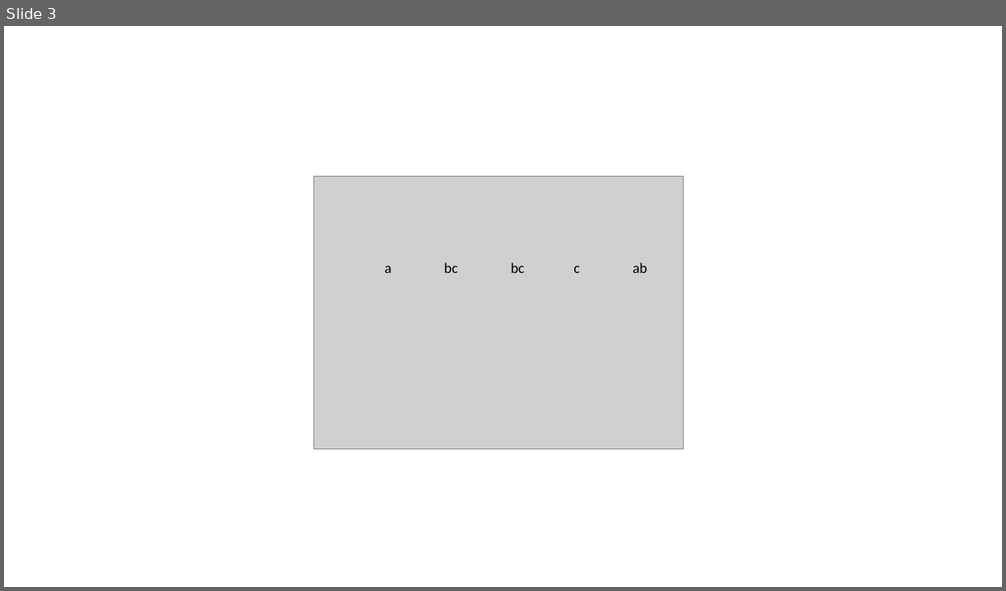
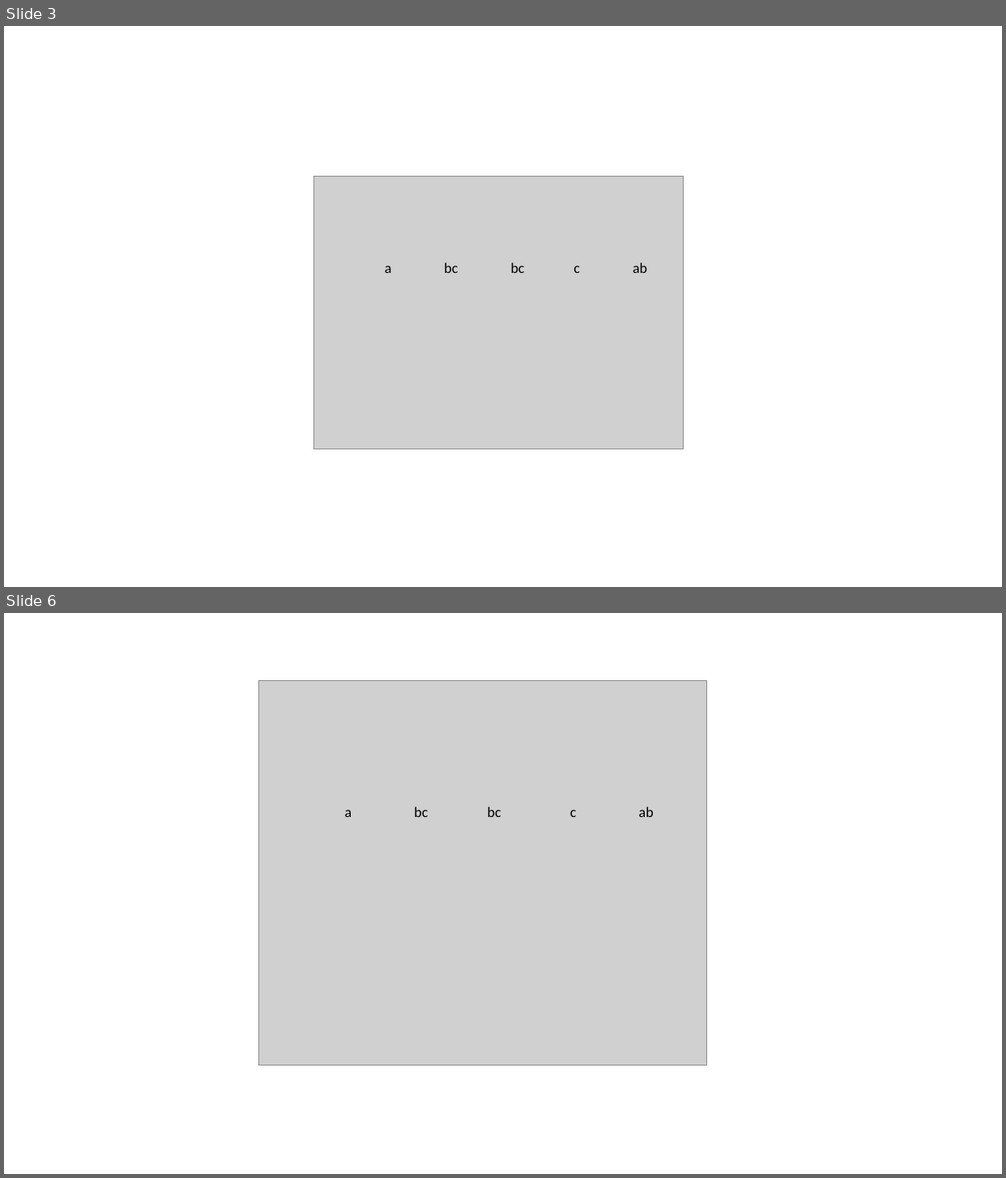
Before and after one commit to Nosa-Osawe/Mosquitoes-modelling-, a slide deck: Notes and others/nbl_glm result.pptx. Shown one above the other, each under a label of ours: slide 3 before the commit, slides 3 and 6 after it; the slides between them are not shown. The pictures are 1006x591 and 1006x1178 pixels, drawn with LibreOffice and Linux fonts; fonts in the diff are those of the drawing; grey boxes stand for pictures. Boxes give left, top, right and bottom in pixels: in the first picture for what was removed or moved away, otherwise in the second. Text is boxed around its words. In the diff, an @@ line names an element or a change of style, - is before the commit and + after.

```diff
--- a/Notes and others/nbl_glm result.pptx
+++ b/Notes and others/nbl_glm result.pptx
@@ slide 6 added at box(4, 613, 1002, 1174), background #FFFFFF @@
@@ picture added at box(258, 680, 707, 1066) @@
@@ text added at box(345, 807, 654, 817), 14 pt, text #000000 @@
+a bc bc c ab
```
Also in this commit, not shown: 2 other slides added, 8 other files.
